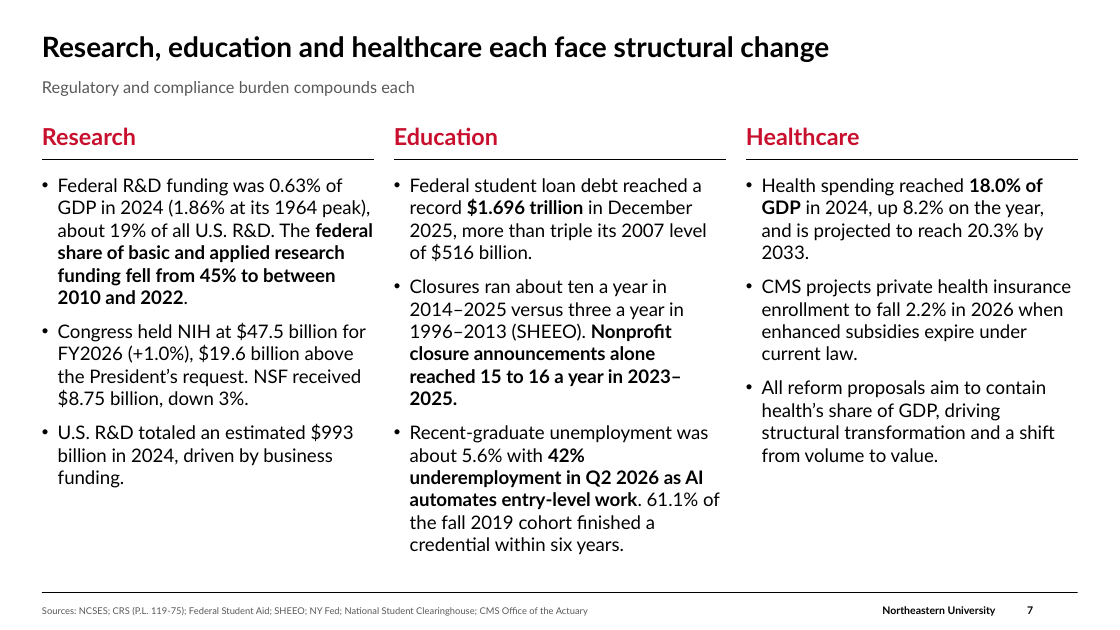
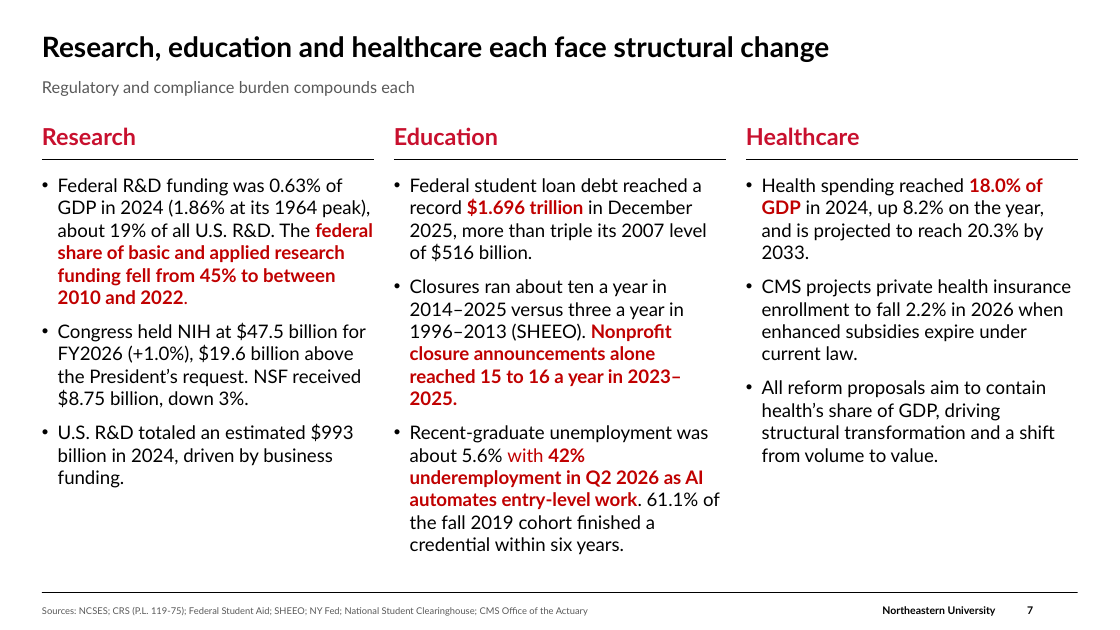
Before and after one commit to brettcsweet/Tonys-repo, a slide deck: slide 7 of GC_Financial_Update_2026-09-30.pptx. Drawn at 1120x630 pixels with LibreOffice and Linux fonts; fonts in the diff are those of the drawing; background and template pictures are left out. Boxes give left, top, right and bottom in pixels: in the first picture for what was removed or moved away, otherwise in the second. Text is boxed around its words. In the diff, an @@ line names an element or a change of style, - is before the commit and + after.

```diff
--- a/GC_Financial_Update_2026-09-30.pptx
+++ b/GC_Financial_Update_2026-09-30.pptx
@@ text at (58,178,373,304): text colour #000000 to #C00000 in "federal share of basic and applied research ..." @@
@@ text "Federal student loan debt reached ..." at (410,178,720,555): text colour #000000 to #C00000 in "$1.696 trillion", "Nonprofit closure announcements alone reached 15 to ...", "with 42% underemployment in Q2 2026 as ..." @@
@@ text at (762,178,1044,259): text colour #000000 to #C00000 in "18.0% of GDP" @@
```
Also in this commit, not shown: 4 other slides changed, 1 slide removed.
